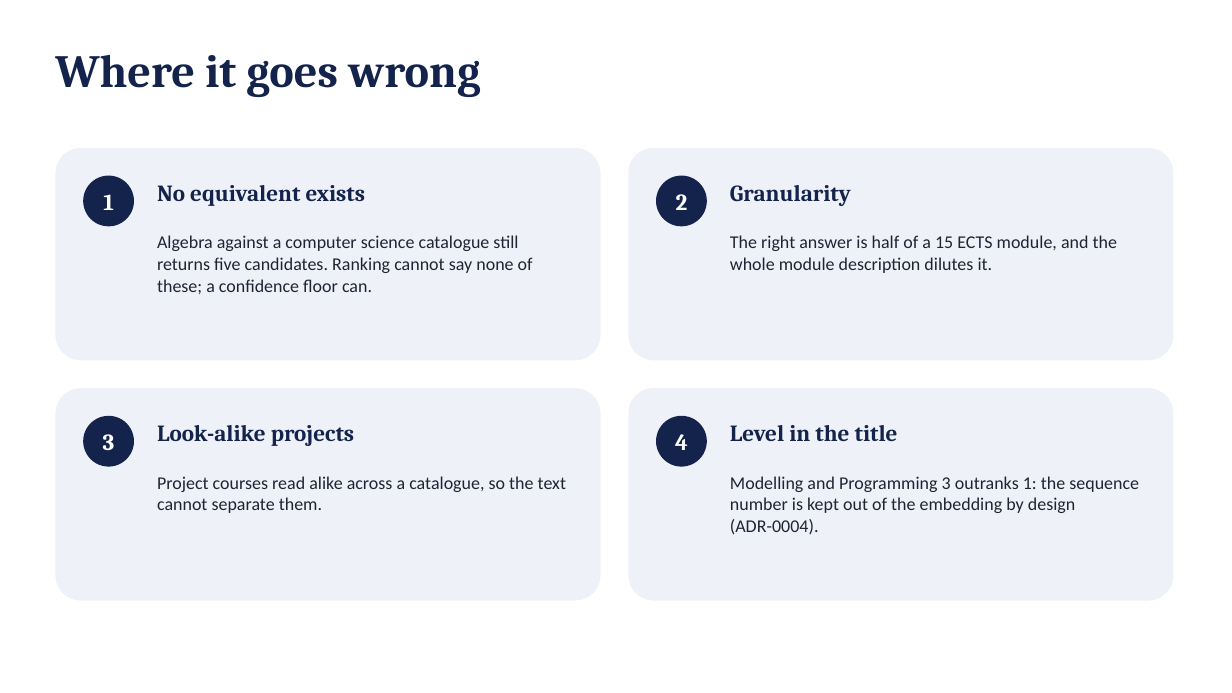
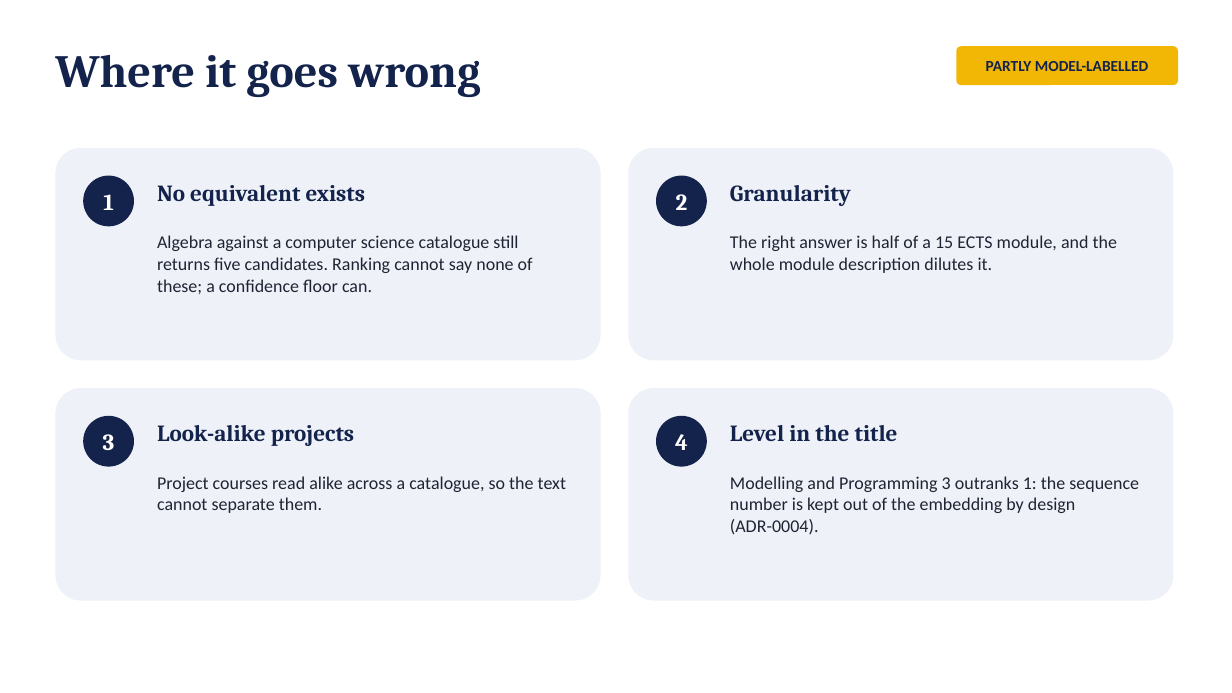
Before and after one commit to aleksandarhorvat/ErasmusGPT, a slide deck: slide 10 of docs/slides/erasmusgpt-defence.pptx. Drawn at 1232x693 pixels with LibreOffice and Linux fonts; fonts in the diff are those of the drawing. Boxes give left, top, right and bottom in pixels: in the first picture for what was removed or moved away, otherwise in the second. Text is boxed around its words. In the diff, an @@ line names an element or a change of style, - is before the commit and + after.

```diff
--- a/docs/slides/erasmusgpt-defence.pptx
+++ b/docs/slides/erasmusgpt-defence.pptx
@@ rounded rectangle added at <box>957,46,1178,85</box>, fill #F2B705, 12 pt, text #14234B, bold @@
+PARTLY MODEL-LABELLED
```
Also in this commit, not shown: 8 other slides changed, 18 other files.
